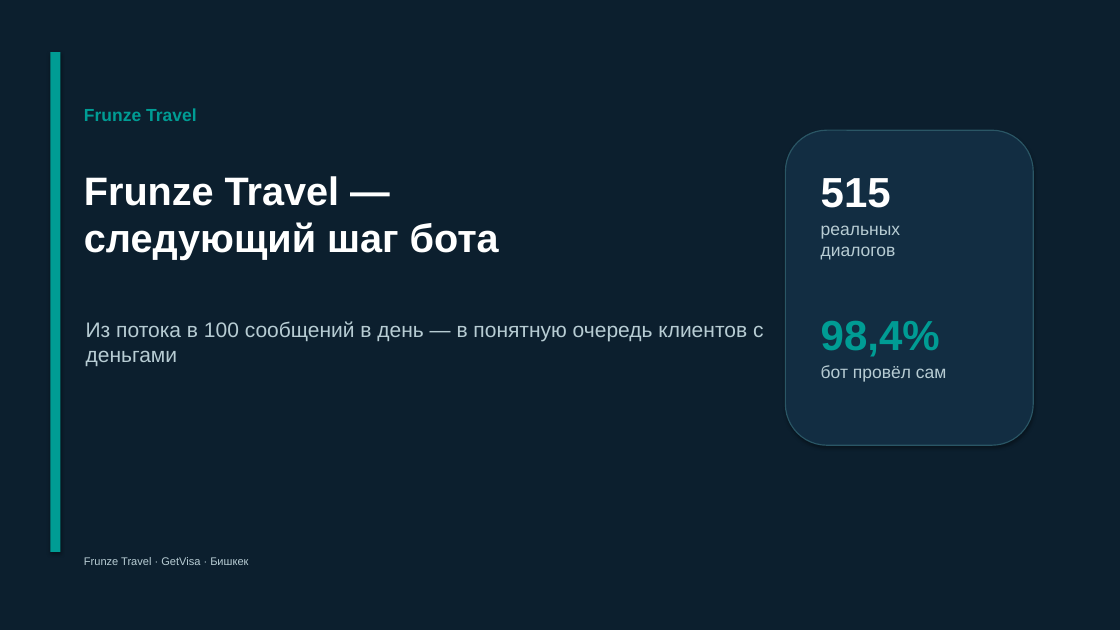
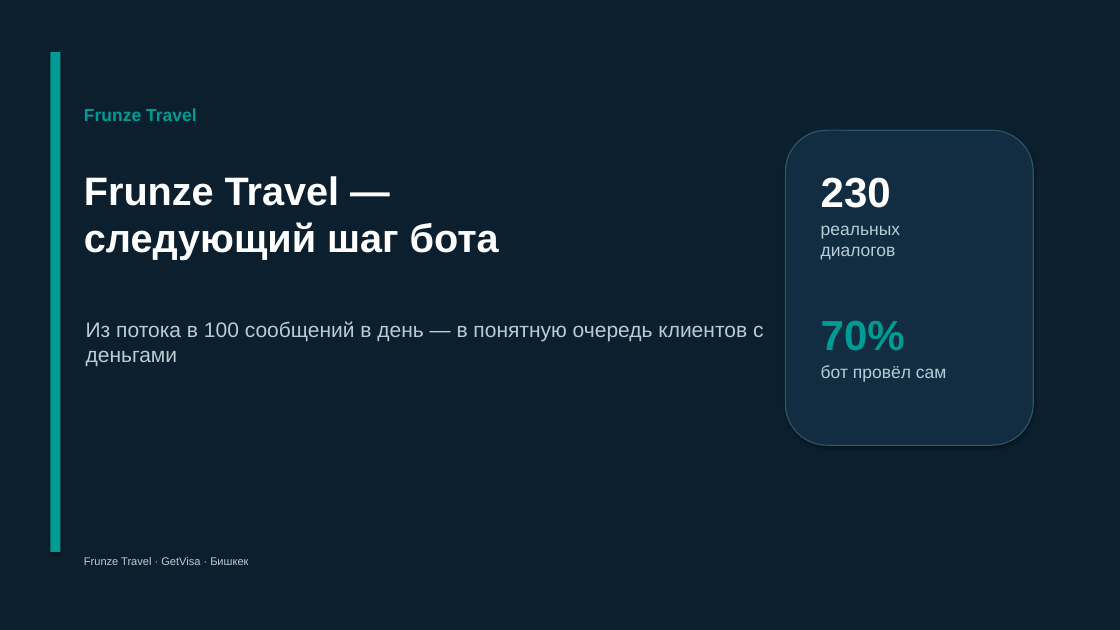
Before and after one commit to Ulfacar/frunze-travel-bot, a slide deck: slide 1 of frunze_presentation_build.pptx. Drawn at 1120x630 pixels with LibreOffice and Linux fonts; fonts in the diff are those of the drawing. Boxes give left, top, right and bottom in pixels: in the first picture for what was removed or moved away, otherwise in the second. Text is boxed around its words. In the diff, an @@ line names an element or a change of style, - is before the commit and + after.

```diff
--- a/frunze_presentation_build.pptx
+++ b/frunze_presentation_build.pptx
@@ text at (821,177,891,208): text changed @@
-515
+230
@@ text at (821,321,905,351): text changed @@
-98,4%
+70%
```
Also in this commit, not shown: 6 other slides changed, 3 other files.
